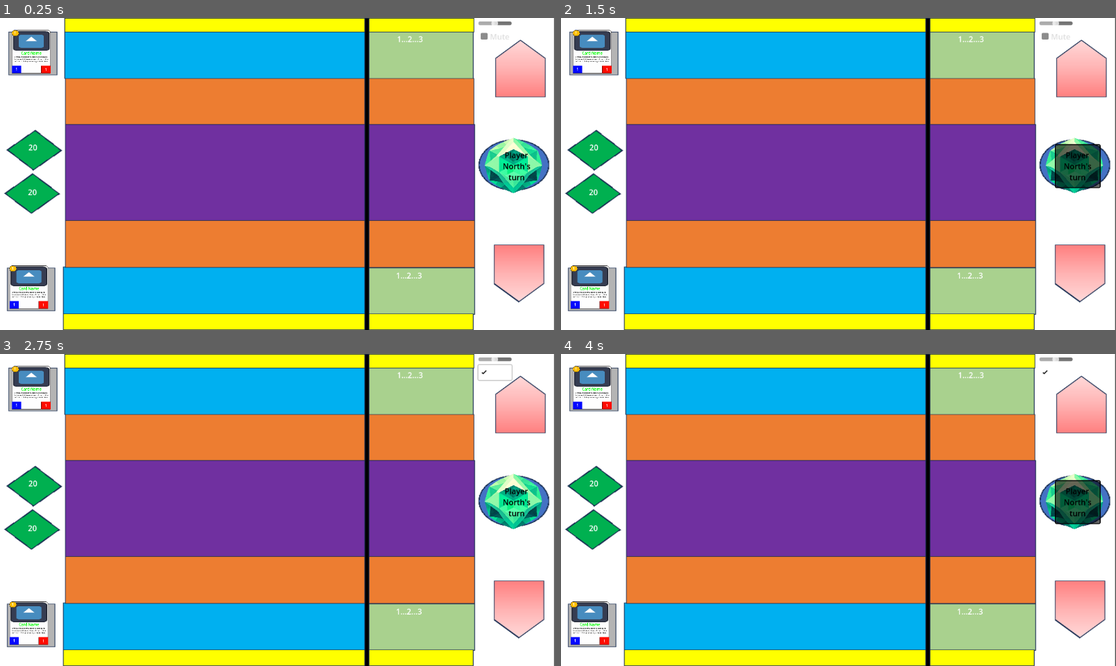
Above: before the commit, frames 1-4 (two rows, left to right).
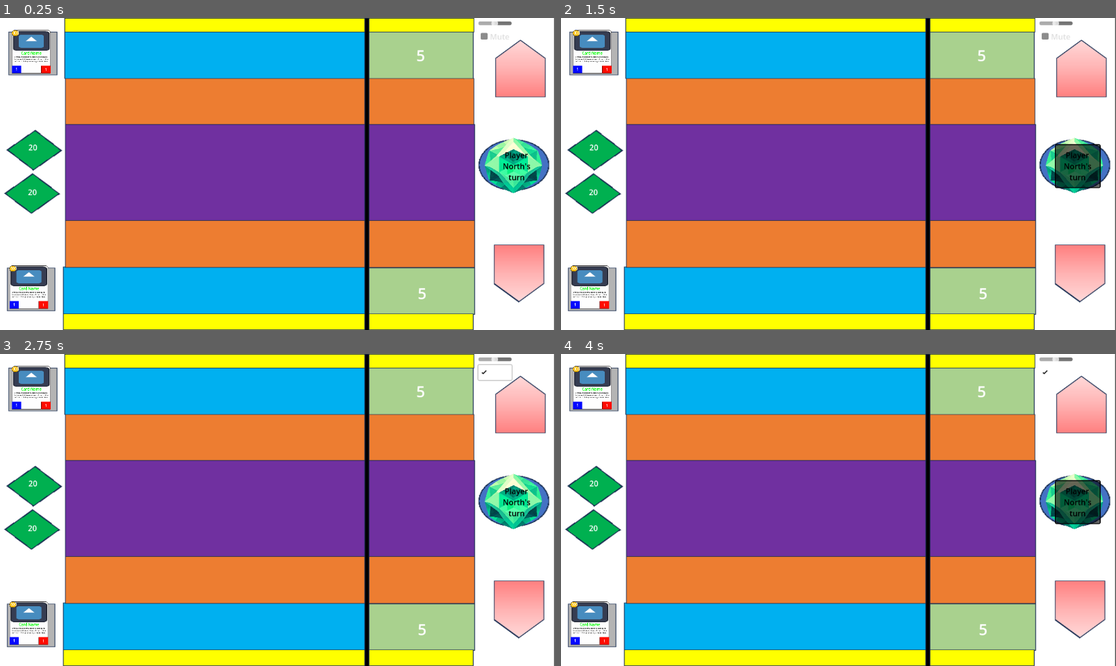
Above: after the commit, the same moments.

Repository: conhop30/Gemheart-2.0
Game: Godot game, scene res://Screens/Game/game.tscn
Two runs of this game, one before a commit and one after it. Both use one fixed random seed, a clock stepped at 60 frames per second and the inputs below. The engine's default icon, where the game draws it, is replaced by a stand-in: a white triangle on a blue panel in a dark square.
Inputs (mouse positions are in pixels of both pictures, inside the frame that each line leads up to):
- Up to frame 1 (0.25 s): no input
- Up to frame 2 (1.5 s): click "Player North's turn" at 0.5 s; click "Player South's turn" at 1.25 s
- Up to frame 3 (2.75 s): click (488, 366) at 2 s
- Up to frame 4 (4 s): click "Player North's turn" at 2.75 s; click "Player South's turn" at 3.5 s

The runs differ from the first frame. In frame 1, 0.1% of the frame differs, in the area x 1-77%, y 4-91%; in frame 2, 0.1%; in frame 3, 0.1%; in frame 4, 0.1%.

Commit message:
Added json
Can now read a json file and put data onto cards from it

Diff:
--- /dev/null
+++ b/Cards/all_cards.json
@@ -0,0 +1,37 @@
+{
+	"all_cards": {
+		"card_one": {
+			"name": "Card One",
+			"cost": 5,
+			"power": 10,
+			"health": 15,
+			"playerID": 99,
+			"description": "Default description text 1.",
+			"keywords": ["option1", "option3"],
+			"source": "feral",
+			"art": "sample_art_1.png"
+		},
+		"card_two": {
+			"name": "Card Two",
+			"cost": 3,
+			"power": 7,
+			"health": 8,
+			"playerID": 88,
+			"description": "Default description text 2.",
+			"keywords": ["option2"],
+			"source": "order",
+			"art": "sample_art_2.png"
+		},
+		"card_three": {
+			"name": "Card Three",
+			"cost": 4,
+			"power": 5,
+			"health": 6,
+			"playerID": 77,
+			"description": "Default description text 3.",
+			"keywords": [],
+			"source": "nature",
+			"art": "sample_art_3.png"
+		}
+	}
+}
--- a/Screens/Game/game.gd
+++ b/Screens/Game/game.gd
@@ -2,7 +2,7 @@
 
 @onready var nDeck     = $PlayerNorth/Deck
 @onready var sDeck     = $PlayerSouth/Deck
-@onready var card_load     = load("res://Shared/card.tscn")
+@onready var card_load = load("res://Shared/card.tscn")
 @onready var action_button = $Board/ActionButton
 @onready var nHealth   = $PlayerNorth/HealthNorth
 @onready var sHealth   = $PlayerSouth/HealthSouth
@@ -11,15 +11,20 @@
 @onready var nHand     = $PlayerNorth/Hand
 @onready var sHand     = $PlayerSouth/Hand
 const STARTING_HEALTH  = 20
+const STARTING_RESOURCE = 5
 
 # TODO: Turn this into a rand() modulo
 var current_player: String = "PlayerNorth"
 
 # Called when the node enters the scene tree for the first time.
 func _ready() -> void:
+	var json_as_dict
+
 	# Initiate
 	init_board_values()
 	init_music()
+	json_as_dict = read_json(json_as_dict)
+	extract_json_value(json_as_dict)
 
 	# Start the first player's turn
 	for child in get_children():
@@ -38,6 +43,26 @@
 func _process(delta: float) -> void:
 	pass
 
+func read_json(json_as_dict):
+	var file = "res://Cards/all_cards.json"
+	var json_as_text = FileAccess.get_file_as_string(file)
+	json_as_dict = JSON.parse_string(json_as_text)
+	return json_as_dict
+
+func extract_json_value(json_as_dict):
+	if "all_cards" in json_as_dict:
+		# Access the card by its key, e.g., "card_two"
+		var target_key = "card_one"
+		if target_key in json_as_dict["all_cards"]:
+			var card = json_as_dict["all_cards"][target_key]
+			var cost = card.get("cost", "Cost not found")
+			print("The cost of ", target_key, " is: ", cost)
+		else:
+				print("Card with key ", target_key, " not found.")
+
+func generate_card():
+	pass
+
 func init_board_values() -> void:
 	# Set the player health displays
 	nHealth.text = str(STARTING_HEALTH)
@@ -45,8 +70,8 @@
 	# Set the action button's text
 	action_button.text = "Player North's turn"
 	# Set resource values
-	nResource.text = "1...2...3"
-	sResource.text = "1...2...3"
+	nResource.text = str(STARTING_RESOURCE)
+	sResource.text = str(STARTING_RESOURCE)
 
 func init_music() -> void:
 	var bg_music = AudioStreamPlayer.new()
@@ -63,7 +88,7 @@
 
 	# Fade in music
 	var tween = create_tween()  # New Tween in Godot 4
-	tween.tween_property(bg_music, "volume_db", -30, 0.33)  # Fade to -30 dB over 2 seconds
+	tween.tween_property(bg_music, "volume_db", -30, 0.33)  # Fade to -30 dB over 0.33 seconds
 	tween.play()
 
 # Ensure all necessary checks are made so the game is in a valid state
--- a/Screens/Game/game.tscn
+++ b/Screens/Game/game.tscn
@@ -73,6 +73,7 @@
 [node name="Bench" type="Area2D" parent="PlayerNorth"]
 position = Vector2(444, 81)
 script = ExtResource("4_eqtxn")
+isStacked = null
 metadata/_edit_group_ = true
 
 [node name="CollisionShape2D" type="CollisionShape2D" parent="PlayerNorth/Bench"]
@@ -82,6 +83,7 @@
 [node name="Ramp" type="Area2D" parent="PlayerNorth"]
 position = Vector2(446, 180)
 script = ExtResource("4_eqtxn")
+isStacked = null
 metadata/_edit_group_ = true
 
 [node name="CollisionShape2D" type="CollisionShape2D" parent="PlayerNorth/Ramp"]
@@ -91,6 +93,7 @@
 [node name="RampEco" type="Area2D" parent="PlayerNorth"]
 position = Vector2(1076, 177)
 script = ExtResource("4_eqtxn")
+isStacked = null
 metadata/_edit_group_ = true
 
 [node name="CollisionShape2D" type="CollisionShape2D" parent="PlayerNorth/RampEco"]
@@ -110,6 +113,7 @@
 [node name="Ground" type="Area2D" parent="PlayerNorth"]
 position = Vector2(374, 295)
 script = ExtResource("4_eqtxn")
+isStacked = null
 metadata/_edit_group_ = true
 
 [node name="CollisionShape2D" type="CollisionShape2D" parent="PlayerNorth/Ground"]
@@ -124,8 +128,9 @@
 anchor_bottom = 0.183
 offset_left = 769.0
 offset_top = 32.0
-offset_right = 934.0
-offset_bottom = 55.0
+offset_right = 977.0
+offset_bottom = 124.0
+theme_override_font_sizes/font_size = 32
 text = "DEFAULT RESOURCES"
 horizontal_alignment = 1
 vertical_alignment = 1
@@ -147,6 +152,7 @@
 [node name="GroundEco" type="Area2D" parent="PlayerNorth"]
 position = Vector2(874, 357)
 script = ExtResource("4_eqtxn")
+isStacked = null
 metadata/_edit_group_ = true
 
 [node name="CollisionShape2D" type="CollisionShape2D" parent="PlayerNorth/GroundEco"]
@@ -156,6 +162,7 @@
 [node name="Hand" type="Area2D" parent="PlayerNorth"]
 position = Vector2(191, -29)
 script = ExtResource("4_eqtxn")
+isStacked = null
 metadata/_edit_group_ = true
 
 [node name="CollisionShape2D" type="CollisionShape2D" parent="PlayerNorth/Hand"]
@@ -169,6 +176,7 @@
 [node name="Bench" type="Area2D" parent="PlayerSouth"]
 position = Vector2(445, 567)
 script = ExtResource("4_eqtxn")
+isStacked = null
 metadata/_edit_group_ = true
 
 [node name="CollisionShape2D" type="CollisionShape2D" parent="PlayerSouth/Bench"]
@@ -177,6 +185,7 @@
 [node name="Ramp" type="Area2D" parent="PlayerSouth"]
 position = Vector2(446, 476)
 script = ExtResource("4_eqtxn")
+isStacked = null
 metadata/_edit_group_ = true
 
 [node name="CollisionShape2D" type="CollisionShape2D" parent="PlayerSouth/Ramp"]
@@ -186,6 +195,7 @@
 [node name="RampEco" type="Area2D" parent="PlayerSouth"]
 position = Vector2(1077, 476)
 script = ExtResource("4_eqtxn")
+isStacked = null
 metadata/_edit_group_ = true
 
 [node name="CollisionShape2D" type="CollisionShape2D" parent="PlayerSouth/RampEco"]
@@ -205,6 +215,7 @@
 [node name="Ground" type="Area2D" parent="PlayerSouth"]
 position = Vector2(374, 399)
 script = ExtResource("4_eqtxn")
+isStacked = null
 metadata/_edit_group_ = true
 
 [node name="CollisionShape2D" type="CollisionShape2D" parent="PlayerSouth/Ground"]
@@ -219,8 +230,9 @@
 anchor_bottom = 0.937
 offset_left = 767.0
 offset_top = 522.0
-offset_right = 932.0
-offset_bottom = 545.0
+offset_right = 985.0
+offset_bottom = 620.0
+theme_override_font_sizes/font_size = 32
 text = "DEFAULT RESOURCES"
 horizontal_alignment = 1
 vertical_alignment = 1
@@ -242,6 +254,7 @@
 [node name="GroundEco" type="Area2D" parent="PlayerSouth"]
 position = Vector2(875, 258)
 script = ExtResource("4_eqtxn")
+isStacked = null
 metadata/_edit_group_ = true
 
 [node name="CollisionShape2D" type="CollisionShape2D" parent="PlayerSouth/GroundEco"]
@@ -251,6 +264,7 @@
 [node name="Hand" type="Area2D" parent="PlayerSouth"]
 position = Vector2(190, 608)
 script = ExtResource("4_eqtxn")
+isStacked = null
 metadata/_edit_group_ = true
 
 [node name="CollisionShape2D" type="CollisionShape2D" parent="PlayerSouth/Hand"]
--- a/Shared/card.gd
+++ b/Shared/card.gd
@@ -13,10 +13,8 @@
 const Sources  = preload("res://Shared/sources.gd" )
 
 """ ATTRIBUTES """
-var _cost        = 0
-var _power       = 0
-var _health      = 0
 var _playerID    = 0
+var _name        = "Default name"
 var _description = "Default description text."
 var _keywords = Keywords.Keywords.EMPTY
 var _source   = Sources.Sources.NONE
@@ -27,23 +25,14 @@
 
 """ METHODS """
 ##########################
-# GETTERS AND SETTERS
+# SETTERS
 ##########################
-func get_cost():
-	return _cost
-func get_power():
-	return _power
-func get_health():
-	return _health
-func get_keywords():
-	return _keywords
-
 func set_cost(new_cost):
-	_cost = new_cost
+	$Cost.text = str(new_cost)
 func set_power(new_power):
-	_power = new_power
+	$Power.text = str(new_power)
 func set_health(new_health):
-	_health = new_health
+	$Health.text = str(new_health)
 func set_keywords(new_keywords):
 	_keywords = new_keywords
 func set_pile(new_pile):
@@ -67,10 +56,10 @@
 
 # Checks living condition
 func is_dead():
-	if _health > 0:
+	if $Health.text != str(0):
 		return false
 	else:
-		_health = 0
+		$Health.text = str(0)
 		return true
 
 # Activate the card's effect
--- a/Shared/pile.gd
+++ b/Shared/pile.gd
@@ -20,9 +20,10 @@
 
 """ METHODS """
 func _ready() -> void:
-	print("Pile's global_position in _ready:", global_position)
-	print("Pile's global_transform.origin in _ready:", global_transform.origin)
-	print("Pile's name is", name)
+	#print("Pile's global_position in _ready:", global_position)
+	#print("Pile's global_transform.origin in _ready:", global_transform.origin)
+	#print("Pile's name is", name)
+	pass
 
 func _process(delta: float) -> void:
 	pass
@@ -32,6 +33,7 @@
 
 	for cards in range(0, DECK_SIZE, 1):
 		var card = card_scene.instantiate()
+		card.set_cost(300);
 		add_card_to_pile(card)
 		card.position = start_position# + offset * cards
 	#var offset = Vector2(50, 0)
@@ -44,12 +46,10 @@
 	if can_accept_card(card):
 		add_child(card)
 		card.set_pile(self.name)
-		print("Added card:", card.name, "to pile:", self.name)
-		print("card.position = " + str(card.position))
+		#print("Added card:", card.name, "to pile:", self.name)
+		#print("card.position = " + str(card.position))
 		# TODO: Reposition all cards in pile to proper formatting
 		arrange_cards()
-	else:
-		print("Pile:", self.name, "cannot accept card:", card.name)
 
 func arrange_cards():
 	var current_pos = self.global_position
--- a/deck.gd
+++ b/deck.gd
@@ -9,13 +9,7 @@
 	pass # Replace with function body.
 
 func init_deck():
-	var start_position = global_position
-
-	for cards in range(0, DECK_SIZE, 1):
-		print("INSIDE INIT_DECK()")
-		var card = card_scene.instantiate()
-		pile.add_card_to_pile(card)
-		card.position = start_position# + offset * cards
+	pass
 
 # Called every frame. 'delta' is the elapsed time since the previous frame.
 func _process(delta: float) -> void:
Not shown, added: export_presets.cfg
Not shown, added: Gemheart 2.0.console.exe
Not shown, added: Gemheart 2.0.exe
Not shown, added: Gemheart 2.0.pck
